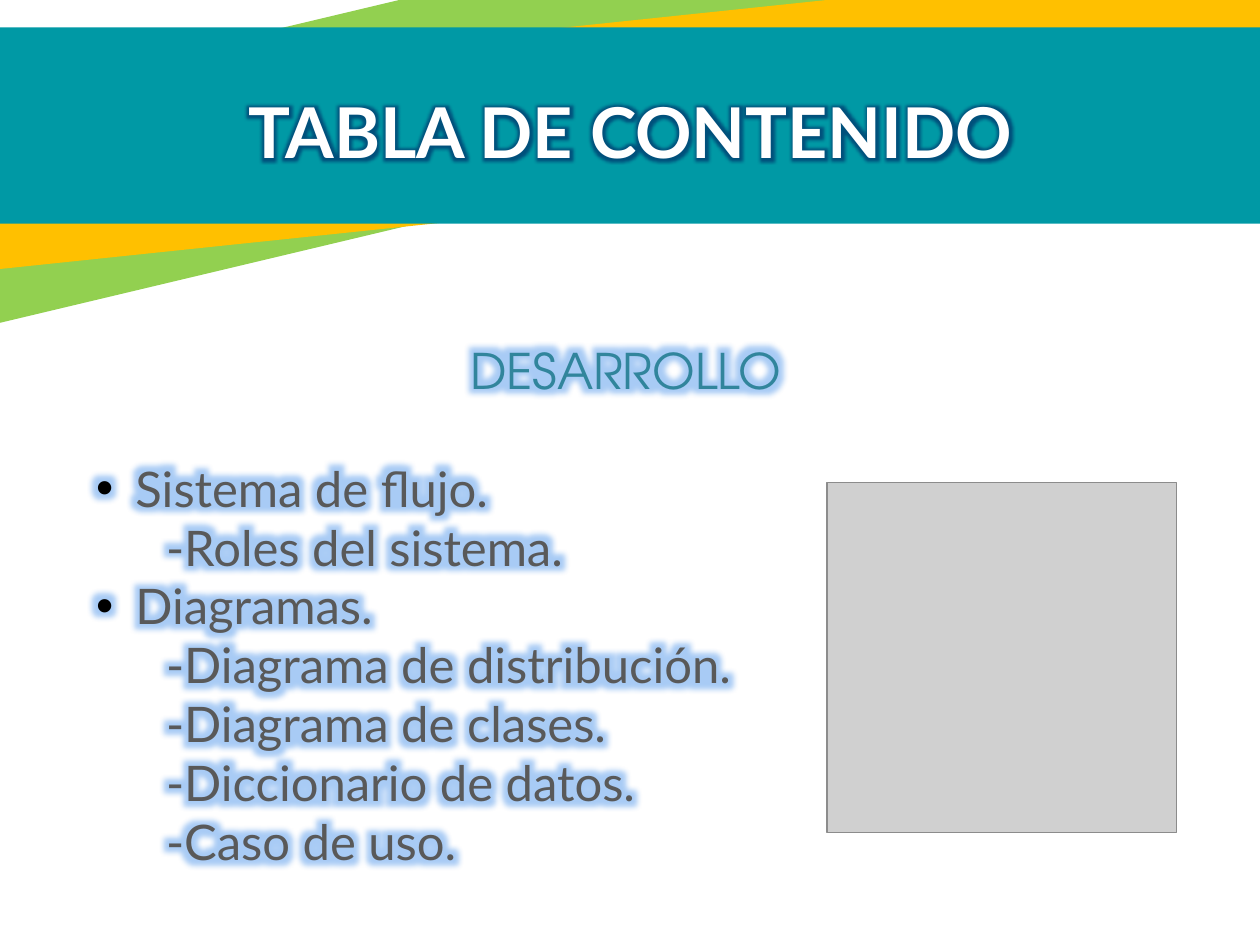
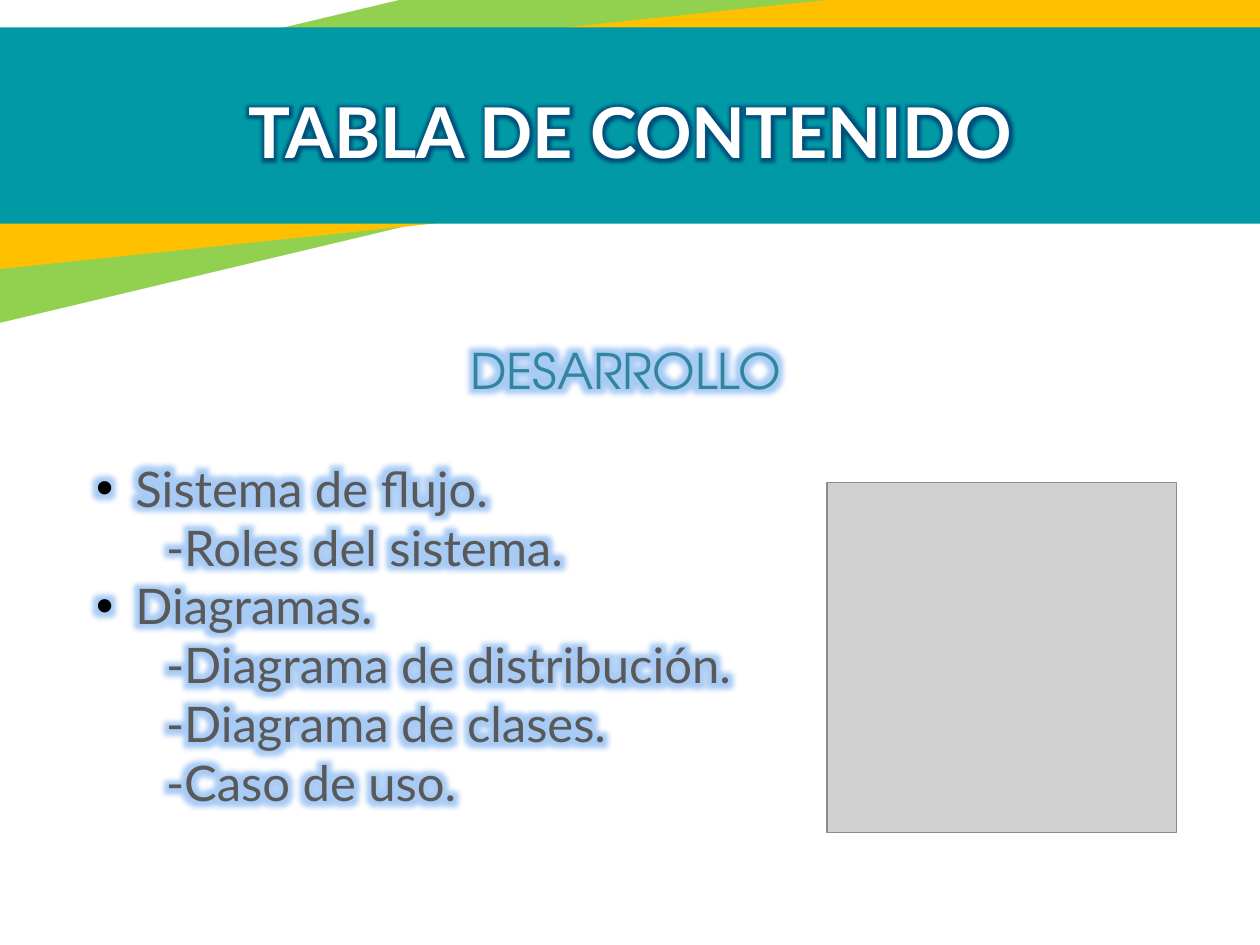
Before and after one commit to bscantor23/Help_Cert, a slide deck: slide 11 of Developer Documentation/Presentación_Help_Cert Tr_1.pptx. Drawn at 1260x945 pixels with LibreOffice and Linux fonts; fonts in the diff are those of the drawing; grey boxes stand for pictures. Boxes give left, top, right and bottom in pixels: in the first picture for what was removed or moved away, otherwise in the second. Text is boxed around its words. In the diff, an @@ line names an element or a change of style, - is before the commit and + after.

Commit message:
Actualicacion de Diapositivas

```diff
--- a/Developer Documentation/Presentación_Help_Cert Tr_1.pptx
+++ b/Developer Documentation/Presentación_Help_Cert Tr_1.pptx
@@ text at (166, 758, 635, 811): paragraph removed @@
--Diccionario de datos.
```
